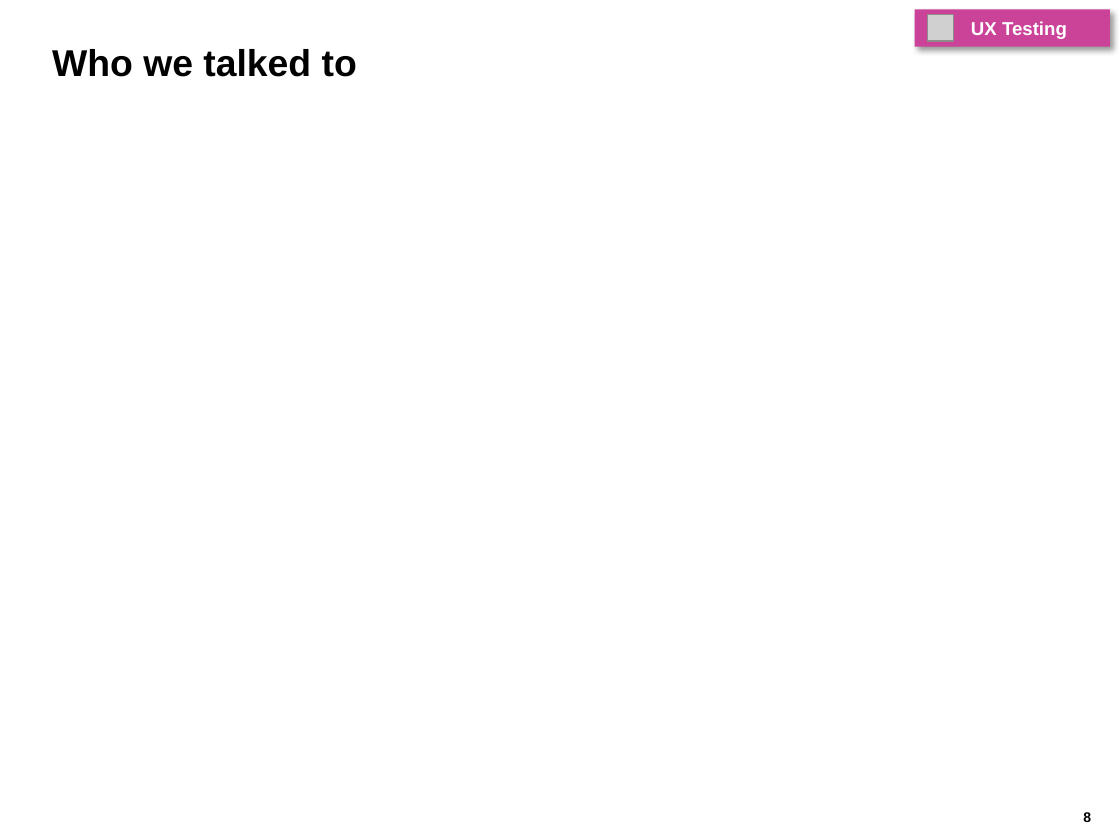
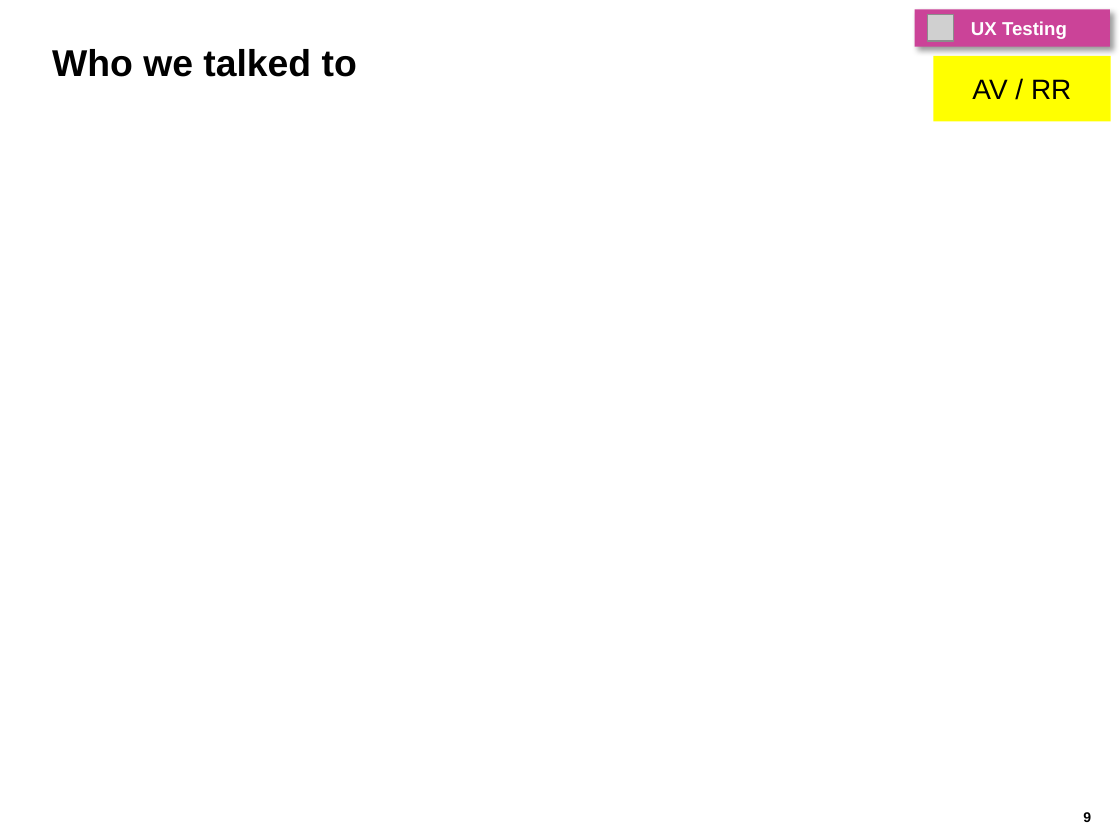
Before and after one commit to saapad86/W209_ADP, a slide deck: slide 9 of 160811 - ADP Report - Final Presentation.pptx (slide 8 before the commit). Drawn at 1120x840 pixels with LibreOffice and Linux fonts; fonts in the diff are those of the drawing; grey boxes stand for pictures. Boxes give left, top, right and bottom in pixels: in the first picture for what was removed or moved away, otherwise in the second. Text is boxed around its words. In the diff, an @@ line names an element or a change of style, - is before the commit and + after.

```diff
--- a/160811 - ADP Report - Final Presentation.pptx
+++ b/160811 - ADP Report - Final Presentation.pptx
@@ rectangle added at [933, 56, 1110, 121], fill #FFFF00, 18 pt, text #000000 @@
+AV / RR
```
Also in this commit, not shown: 7 other slides changed, 2 slides added.
